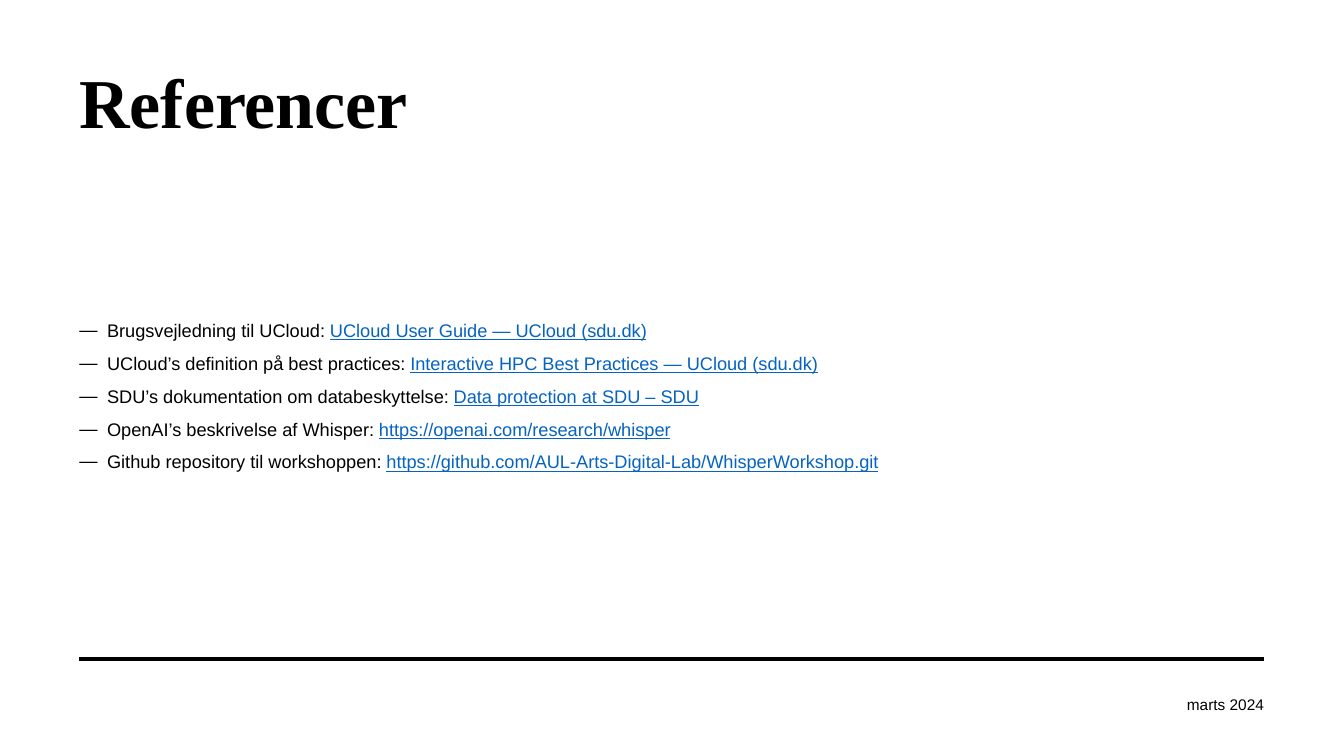
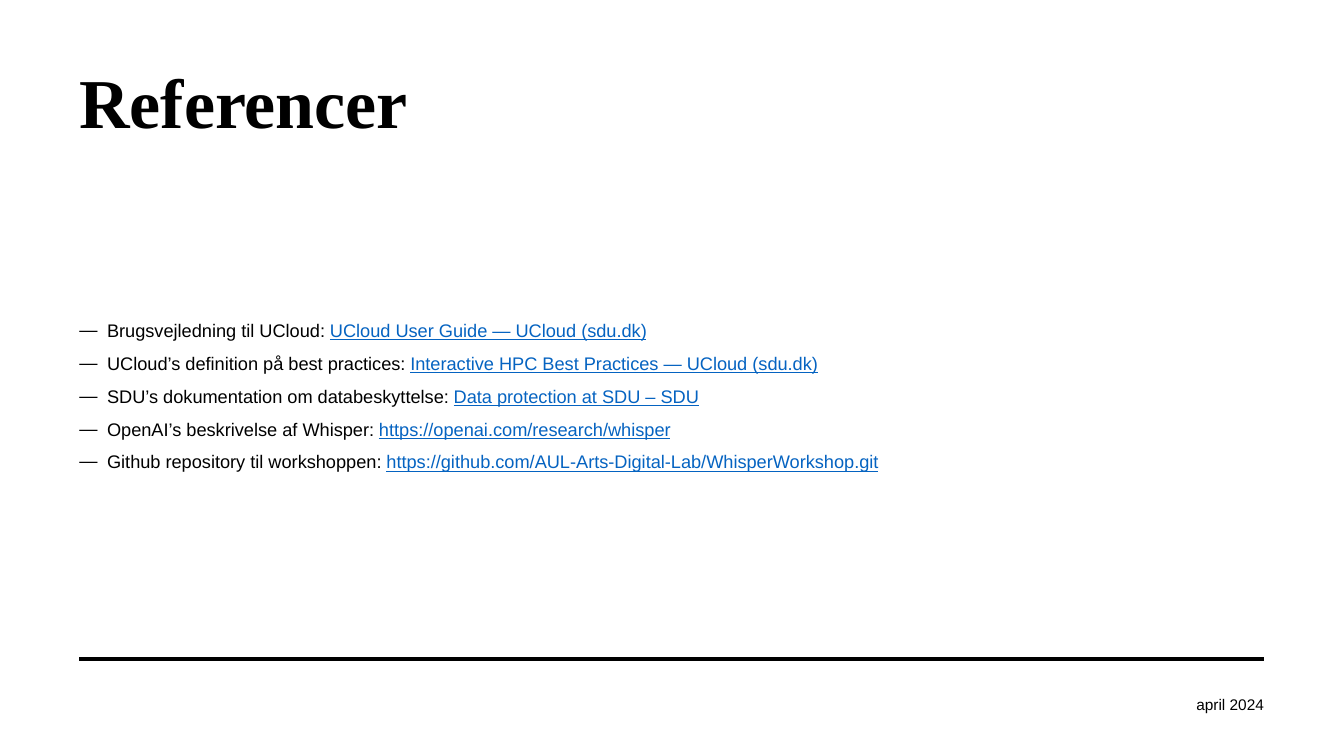
Before and after one commit to AUL-BSS-Datalab/FraTaleTilTekst, a slide deck: slide 8 of Slides/WhisperPowerPoint_da.pptx. Drawn at 1344x756 pixels with LibreOffice and Linux fonts; fonts in the diff are those of the drawing; background and template pictures are left out. Boxes give left, top, right and bottom in pixels: in the first picture for what was removed or moved away, otherwise in the second. Text is boxed around its words. In the diff, an @@ line names an element or a change of style, - is before the commit and + after.

```diff
--- a/Slides/WhisperPowerPoint_da.pptx
+++ b/Slides/WhisperPowerPoint_da.pptx
@@ text at [1196, 699, 1264, 714]: text changed @@
-marts 2024
+april 2024
```
Also in this commit, not shown: 4 other slides changed.
